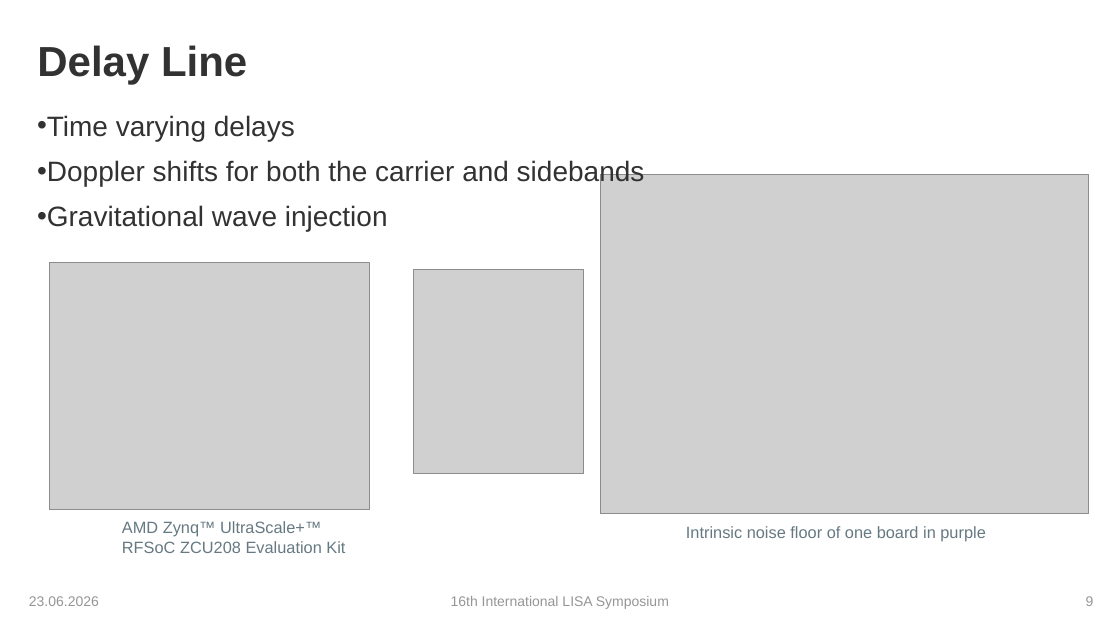
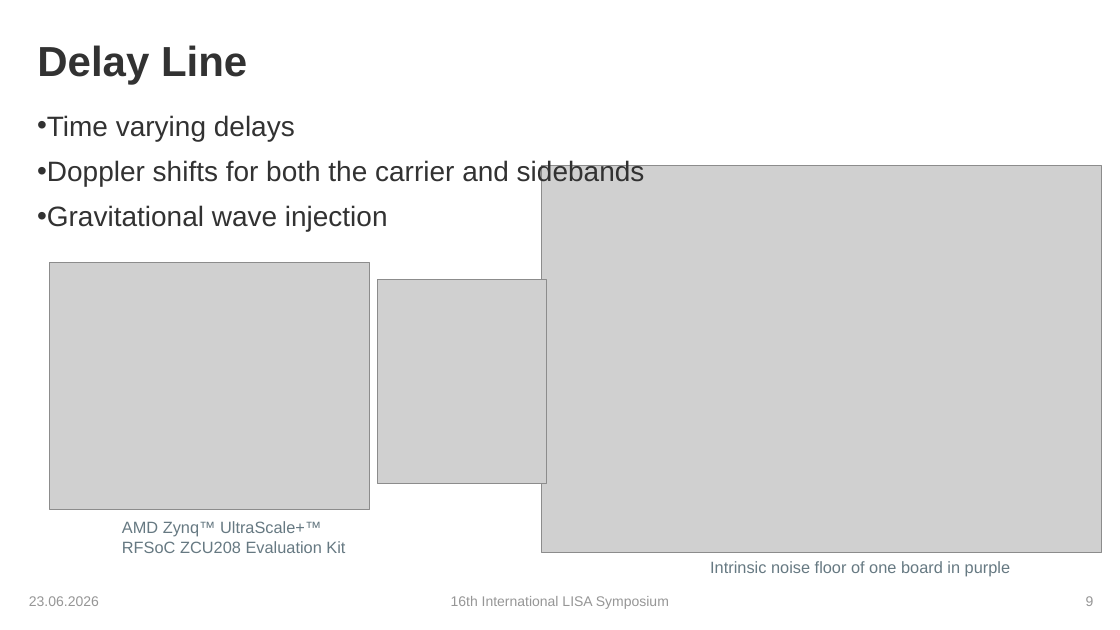
Before and after one commit to karinkruuse/Esitlused, a slide deck: slide 9 of Kruuse_Symposium_2026 - Copy.pptx. Drawn at 1120x630 pixels with LibreOffice and Linux fonts; fonts in the diff are those of the drawing; grey boxes stand for pictures; background and template pictures are left out. Boxes give left, top, right and bottom in pixels: in the first picture for what was removed or moved away, otherwise in the second. Text is boxed around its words. In the diff, an @@ line names an element or a change of style, - is before the commit and + after.

```diff
--- a/Kruuse_Symposium_2026 - Copy.pptx
+++ b/Kruuse_Symposium_2026 - Copy.pptx
@@ picture resized from (x1=601, y1=175, x2=1089, y2=514) to (x1=542, y1=166, x2=1102, y2=553) @@
@@ picture moved from (x1=414, y1=270, x2=584, y2=474) to (x1=377, y1=279, x2=547, y2=483) @@
@@ text "Intrinsic noise floor of one ..." moved from (x1=686, y1=526, x2=985, y2=542) to (x1=710, y1=561, x2=1010, y2=577) @@
```
Also in this commit, not shown: 9 other slides changed.
